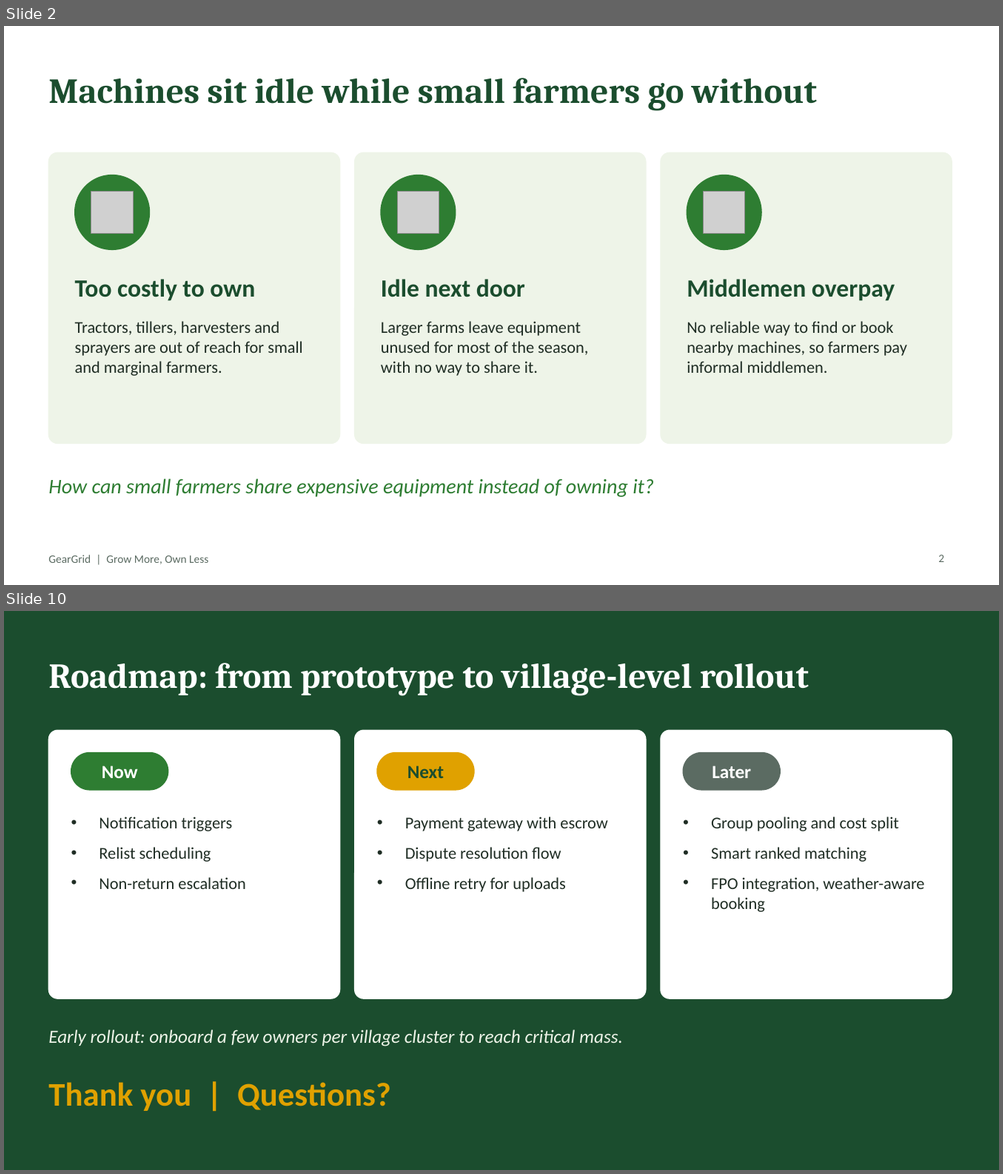
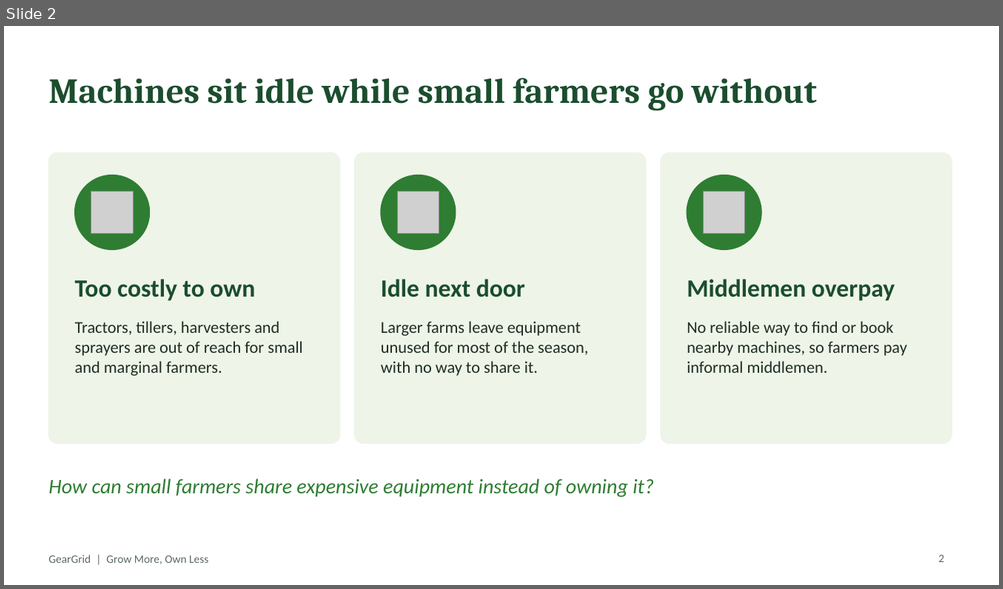
Before and after one commit to prateEKsaha07/GearGrid, a slide deck: gg-docs/ppt/GearGrid_Semifinal_Pitch.pptx. Shown one above the other, each under a label of ours: slides 2 and 10 before the commit, slide 2 after it; the slides between them are not shown. The pictures are 1003x1174 and 1003x589 pixels, drawn with LibreOffice and Linux fonts; fonts in the diff are those of the drawing; grey boxes stand for pictures. Boxes give left, top, right and bottom in pixels: in the first picture for what was removed or moved away, otherwise in the second. Text is boxed around its words. In the diff, an @@ line names an element or a change of style, - is before the commit and + after.

```diff
--- a/gg-docs/ppt/GearGrid_Semifinal_Pitch.pptx
+++ b/gg-docs/ppt/GearGrid_Semifinal_Pitch.pptx
@@ slide 10 removed at (4,611,999,1170), background #1B4D2E @@
@@ title removed at (48,663,808,696) @@
-Roadmap: from prototype to village-level rollout
@@ rounded rectangle removed at (48,730,340,999) @@
@@ rounded rectangle removed at (355,730,646,999) @@
@@ rounded rectangle removed at (660,730,951,999) @@
@@ rounded rectangle removed at (71,753,168,790) @@
@@ text removed at (102,766,138,778) @@
-Now
@@ rounded rectangle removed at (377,753,474,790) @@
@@ text removed at (407,766,444,778) @@
-Next
@@ rounded rectangle removed at (683,753,780,790) @@
@@ text removed at (711,766,751,778) @@
-Later
@@ text removed at (99,817,245,889) @@
-• Notification triggers
-• Relist scheduling
-• Non-return escalation
@@ text removed at (405,817,607,892) @@
-• Payment gateway with escrow
-• Dispute resolution flow
-• Offline retry for uploads
@@ text removed at (711,817,924,912) @@
-• Group pooling and cost split
-• Smart ranked matching
-• FPO integration, weather-aware booking
@@ text removed at (48,1030,623,1047) @@
-Early rollout: onboard a few owners per village cluster to reach critical mass.
@@ text removed at (48,1082,391,1111) @@
-Thank you | Questions?
```
Also in this commit, not shown: 3 slides changed, 2 slides added, 4 other slides removed.
